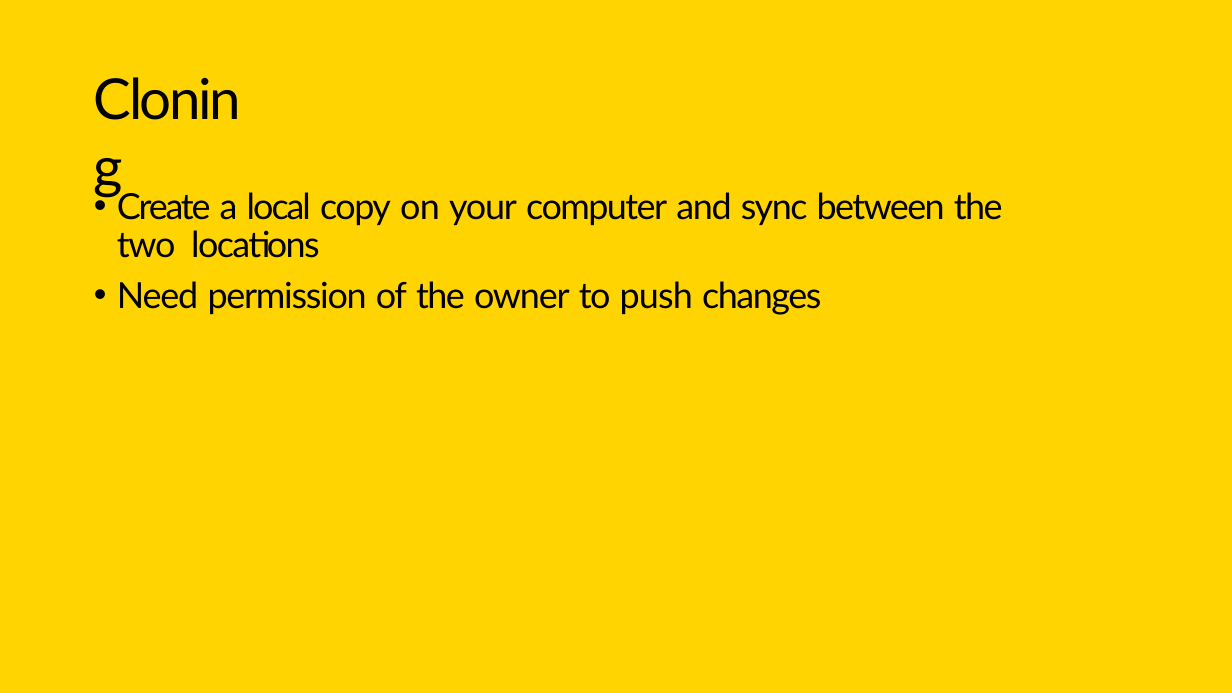
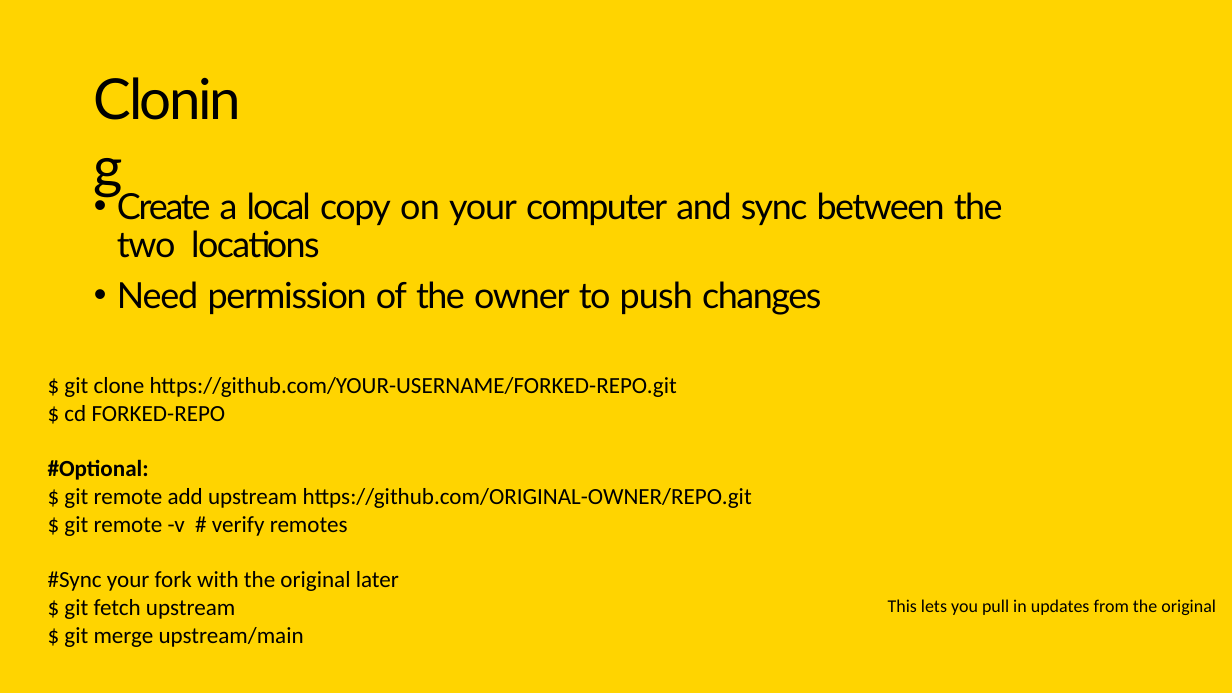
Before and after one commit to elcarrillo/computational_bootcamp_material, a slide deck: slide 50 of day 7 - github/git_github.pptx (slide 48 before the commit). Drawn at 1232x693 pixels with LibreOffice and Linux fonts; fonts in the diff are those of the drawing. Boxes give left, top, right and bottom in pixels: in the first picture for what was removed or moved away, otherwise in the second. Text is boxed around its words. In the diff, an @@ line names an element or a change of style, - is before the commit and + after.

Commit message:
changes to day1 and 7 ppts

```diff
--- a/day 7 - github/git_github.pptx
+++ b/day 7 - github/git_github.pptx
@@ text added at (48,377,752,647), 18 pt, text #000000 @@
+$ git clone https://github.com/YOUR-USERNAME/FORKED-REPO.git
+$ cd FORKED-REPO
+#Optional:
+$ git remote add upstream https://github.com/ORIGINAL-OWNER/REPO.git
+$ git remote -v # verify remotes
+#Sync your fork with the original later
+$ git fetch upstream
+$ git merge upstream/main
@@ text added at (888,599,1216,615), 14 pt, text #000000 @@
+This lets you pull in updates from the original
```
Also in this commit, not shown: 4 other slides changed, 1 slide added, 4 other files.
